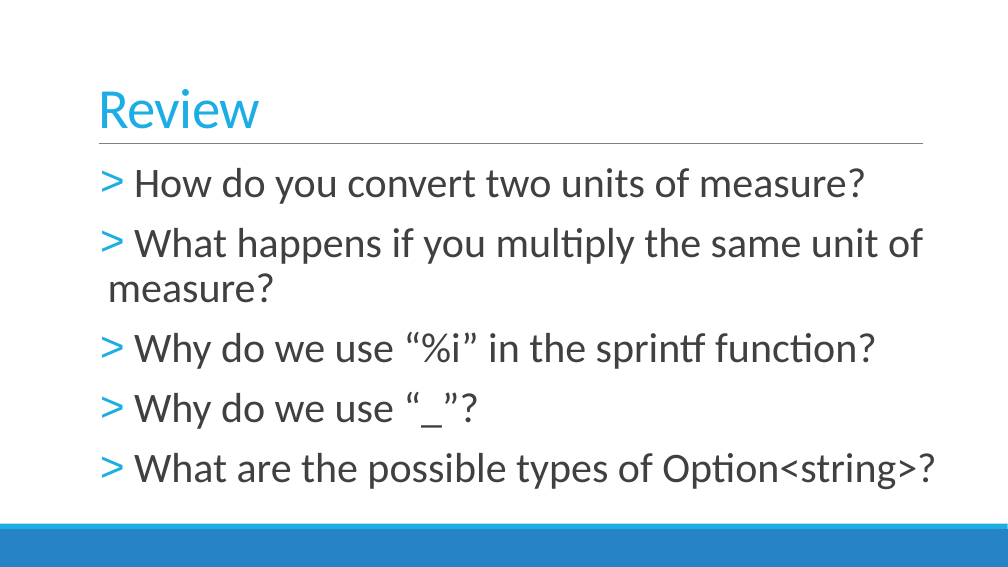
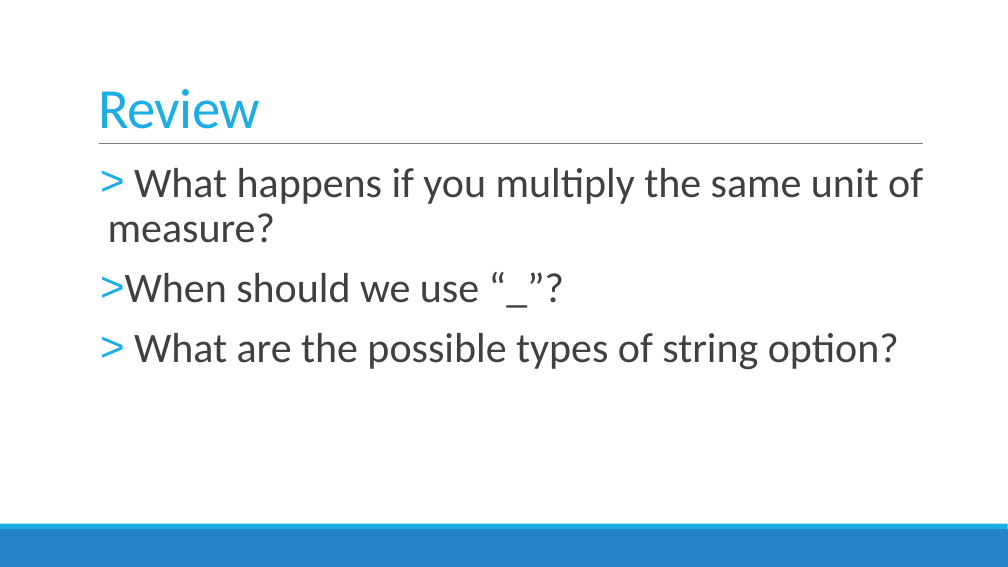
Before and after one commit to featuresnap/fsharpworkshop, a slide deck: slide 44 of FSharpWorkshop_Slides.pptx (slide 51 before the commit). Drawn at 1008x567 pixels with LibreOffice and Linux fonts; fonts in the diff are those of the drawing. Boxes give left, top, right and bottom in pixels: in the first picture for what was removed or moved away, otherwise in the second. Text is boxed around its words. In the diff, an @@ line names an element or a change of style, - is before the commit and + after.

```diff
--- a/FSharpWorkshop_Slides.pptx
+++ b/FSharpWorkshop_Slides.pptx
@@ text at (134, 168, 866, 204): paragraph removed @@
-> How do you convert two units of measure?
@@ text at (125, 273, 899, 369): text changed @@
-> Why do we use “%i” in the sprintf function?
-> Why do we use “_”?
-> What are the possible types of Option<string>?
+> When should we use “_”?
+> What are the possible types of string option?
```
Also in this commit, not shown: 20 other slides changed, 1 slide added, 13 slides removed, 1 other file.
